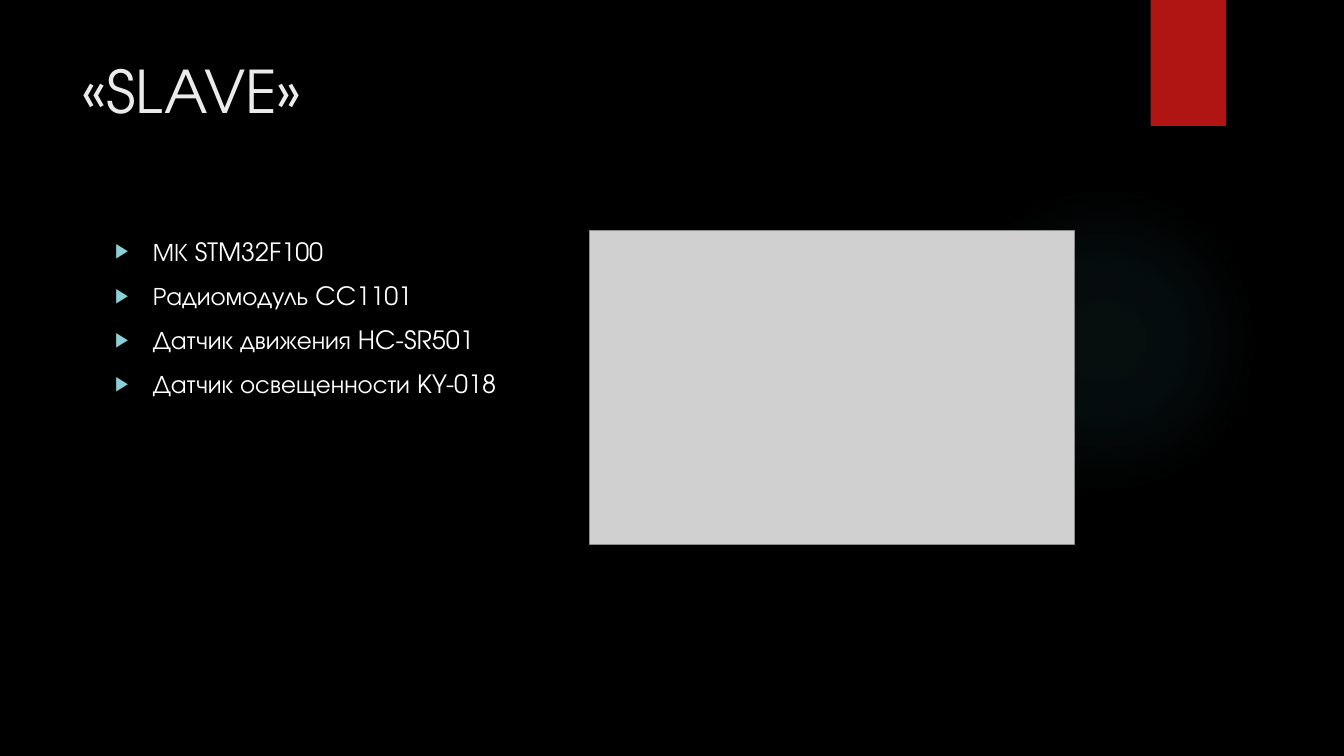
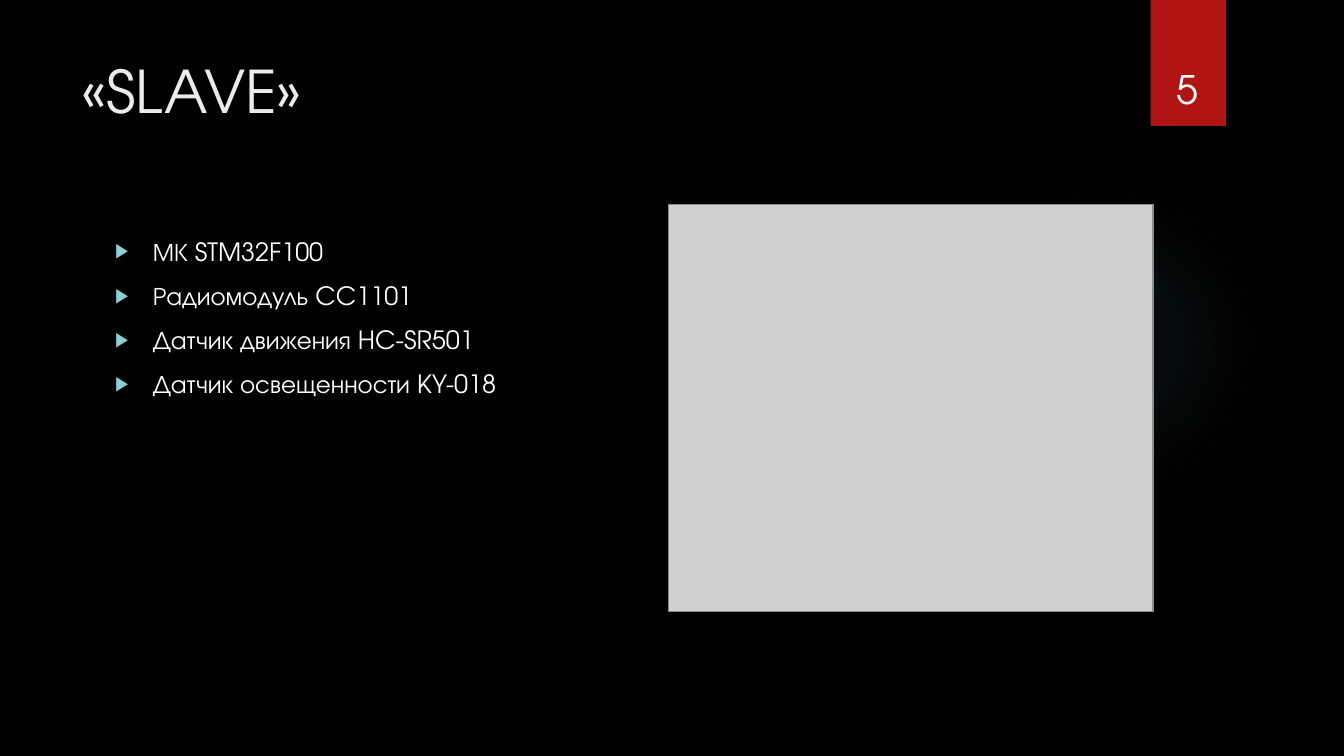
Before and after one commit to VitSaf/NIR, a slide deck: slide 5 of Презентация Microsoft PowerPoint.pptx. Drawn at 1344x756 pixels with LibreOffice and Linux fonts; fonts in the diff are those of the drawing; grey boxes stand for pictures; background and template pictures are left out. Boxes give left, top, right and bottom in pixels: in the first picture for what was removed or moved away, otherwise in the second. Text is boxed around its words. In the diff, an @@ line names an element or a change of style, - is before the commit and + after.

```diff
--- a/Презентация Microsoft PowerPoint.pptx
+++ b/Презентация Microsoft PowerPoint.pptx
@@ page number added at box(1177, 75, 1199, 105), 28 pt, text #FFFFFF @@
+5
@@ picture: place and size @@
-picture at box(590, 231, 1075, 544)
+picture at box(668, 205, 1153, 612)
```
Also in this commit, not shown: 6 other slides changed, 2 slides added, 2 other files.
